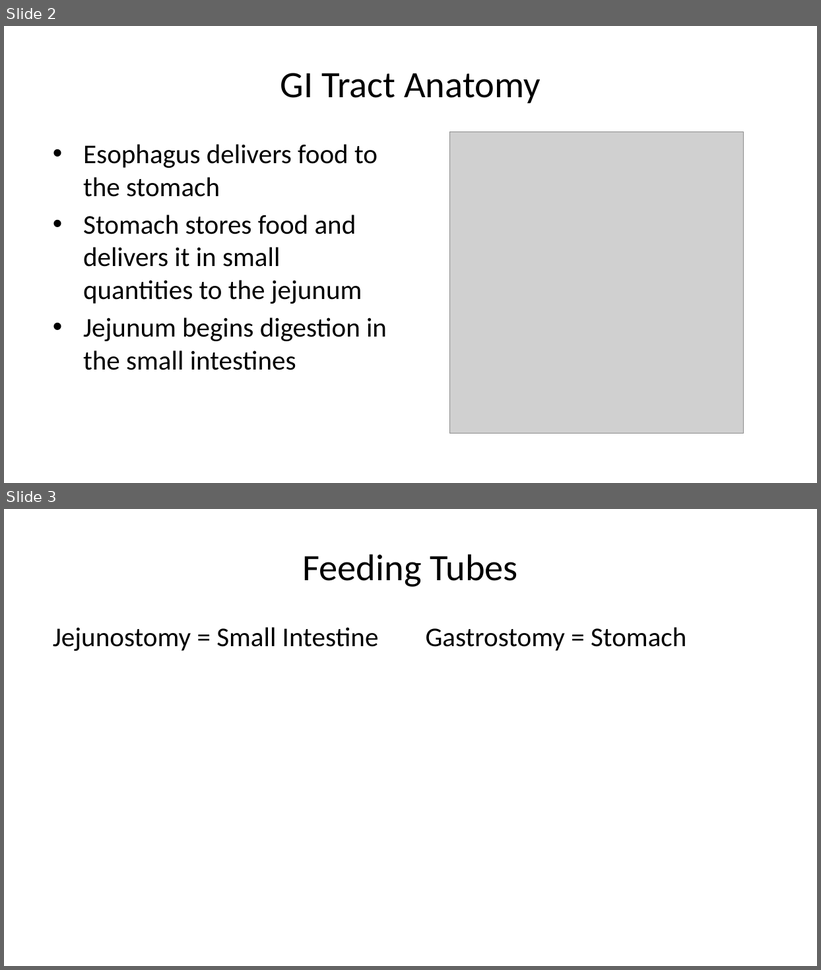
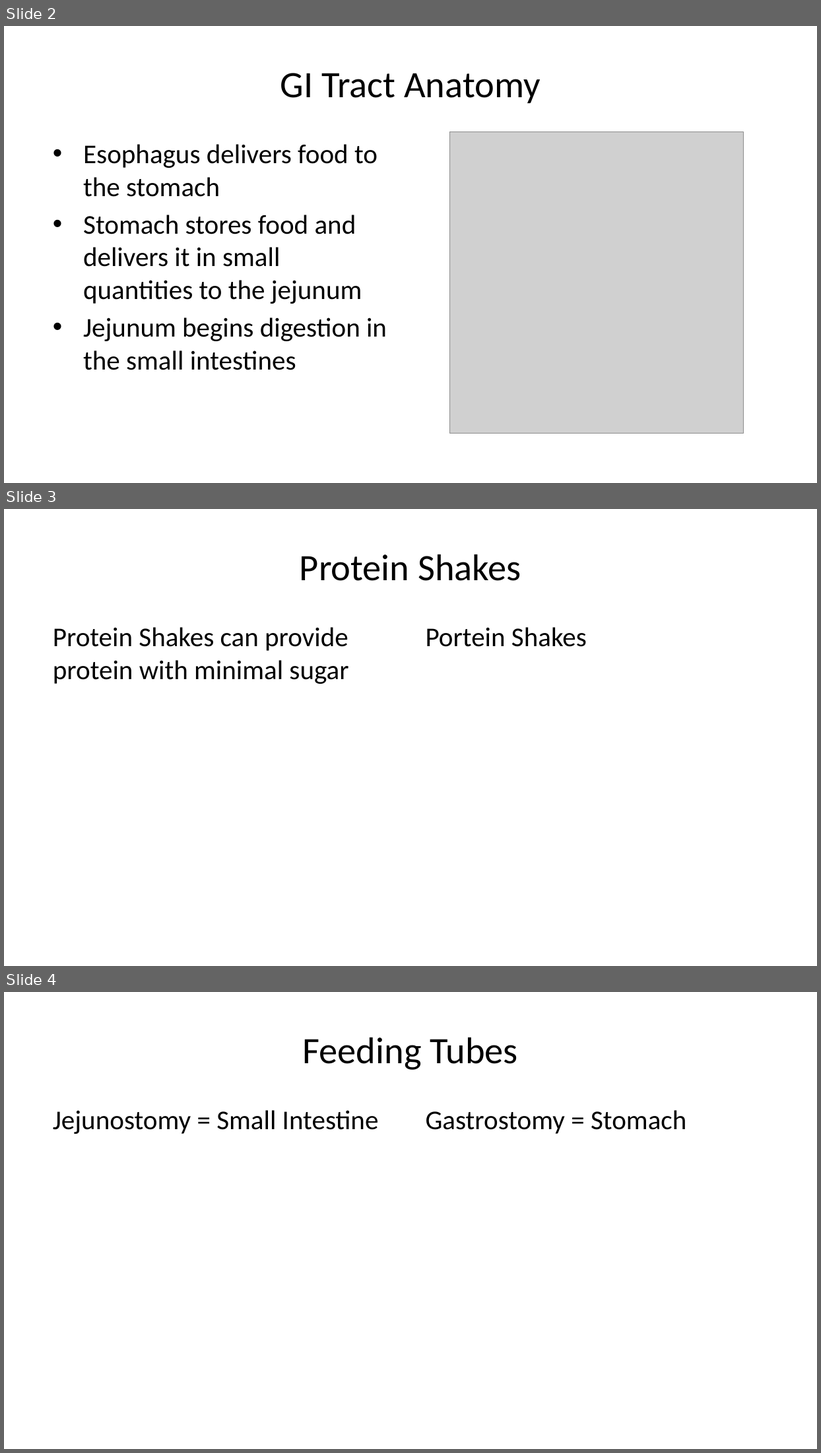
Before and after one commit to jcsalo/patient_education, a slide deck: lci_nutrition.pptx. Shown one above the other, each under a label of ours: slides 2 and 3 before the commit, slides 2, 3 and 4 after it. The pictures are 821x970 and 821x1453 pixels, drawn with LibreOffice and Linux fonts; fonts in the diff are those of the drawing; grey boxes stand for pictures. Boxes give left, top, right and bottom in pixels: in the first picture for what was removed or moved away, otherwise in the second. Text is boxed around its words. In the diff, an @@ line names an element or a change of style, - is before the commit and + after.

```diff
--- a/lci_nutrition.pptx
+++ b/lci_nutrition.pptx
@@ slide 3 added at [4,509,817,966], background #FFFFFF @@
@@ title added at [300,554,521,581], 33 pt, text #000000 @@
+Protein Shakes
@@ text added at [53,627,349,684], 24 pt, text #000000 @@
+Protein Shakes can provide protein with minimal sugar
@@ text added at [426,627,587,647], 24 pt, text #000000 @@
+Portein Shakes
@@ what was slide 3 is now slide 4 @@
```
Also in this commit, not shown: 47 other files.
